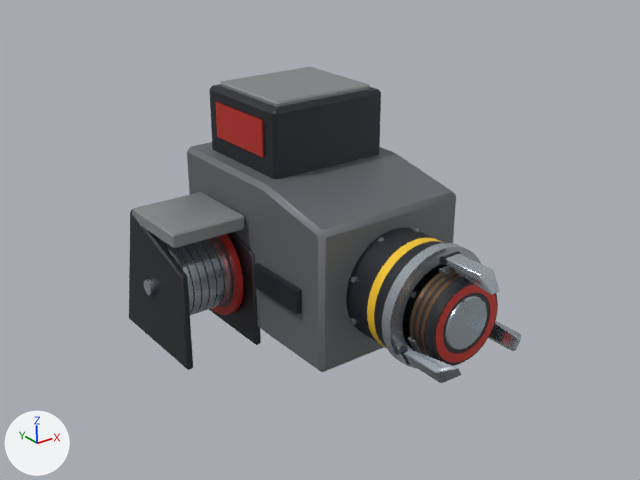
Before and after pictures for a commit that changed the Blender file Tools/ModelFactory/R4Movement940/R4M_MagneticGrapple/R4M_MagneticGrapple.blend.
One viewpoint serves both versions: the file's camera 'QA_Cam'. Arrows for +X, +Y and +Z are at lower left; the lights stay in place. The picture after the commit comes second.

The first picture shows 'R4M_MagneticGrapple_Claw_1', 'R4M_MagneticGrapple_Claw_2', 'R4M_MagneticGrapple_Head', 'R4M_MagneticGrapple_Housing', 'R4M_MagneticGrapple_Spool' and 1 more.
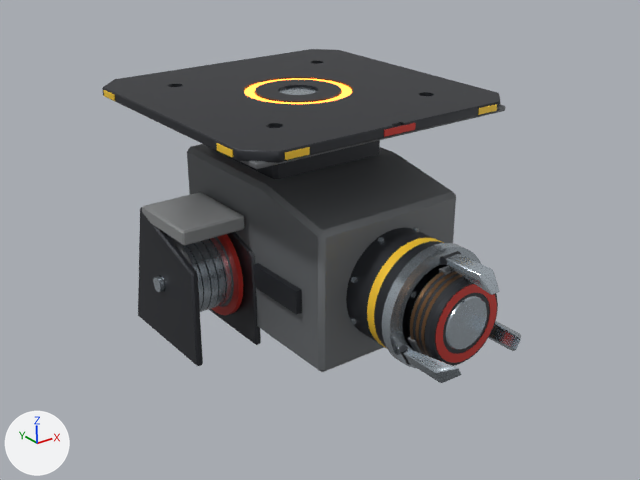
Where the change shows, as pixel boxes [x1, y1, x2, y2] in the pictures (640 x 480 px; the box of a moved part takes in the faces that stretch with it):
'R4M_MagneticGrapple_Housing', reshaped (14% wider): before [129, 67, 481, 372]; after [102, 49, 505, 372]
'R4M_MagneticGrapple_Spool', reshaped (9% narrower): before [144, 234, 243, 315]; after [153, 234, 243, 315]
part 1 of me_r4m_magneticgrapple_housing, added: after [279, 87, 317, 95]
part 2 of me_r4m_magneticgrapple_housing, added: after [244, 78, 352, 104]
part 3 of me_r4m_magneticgrapple_housing, built on: before [210, 67, 381, 179]; after [102, 49, 505, 179]
part 4 of me_r4m_magneticgrapple_housing, moved or reshaped: before [129, 192, 244, 370]; after [138, 192, 244, 366]
part 5 of me_r4m_magneticgrapple_spool, moved or reshaped: before [144, 238, 234, 315]; after [153, 234, 234, 312]

The change, as a diff of the scene's bpy script:
```diff
--- a/Tools/ModelFactory/R4Movement940/R4M_MagneticGrapple/R4M_MagneticGrapple.blend.py
+++ b/Tools/ModelFactory/R4Movement940/R4M_MagneticGrapple/R4M_MagneticGrapple.blend.py
@@ me_r4m_magneticgrapple_housing @@
 # used by ob_r4m_magneticgrapple_housing; parent = ob_r4m_magneticgrapple_root; location = (0.0, 0.0, 0.0)
-me_r4m_magneticgrapple_housing.from_pydata(...)  # 850 vertices, 1692 faces; spans x -0.276..0.14, y -0.358..0.15, z -0.15..0.27
+me_r4m_magneticgrapple_housing.from_pydata(...)  # 1498 vertices, 2968 faces; spans x -0.258..0.256, y -0.358..0.256, z -0.15..0.26
+# me_r4m_magneticgrapple_housing part 1: a new loose piece, a 24-sided cylinder along z spanning x -0.0325..0.0325, y -0.0325..0.0325, z 0.2538..0.256, in mat_steel_light (light grey #c4ced7)
+# me_r4m_magneticgrapple_housing part 2: a new loose piece of 96 vertices spanning x -0.09..0.09, y -0.09..0.09, z 0.256..0.258, in mat_energy_hot (orange #ffa645, glowing orange #ff8127)
+# me_r4m_magneticgrapple_housing part 3: 11 vertices moved from x -0.11..0.11, y -0.09..0.11, z 0.256..0.262 to x -0.222..0.22, y -0.22..0.219, z 0.239..0.244; 23 vertices removed from x -0.104..0.11, y -0.084..0.11, z 0.256..0.27; 479 vertices added at x -0.256..0.256, y -0.256..0.256, z 0.237..0.26
+# me_r4m_magneticgrapple_housing part 4: 76 vertices moved from x -0.276..-0.264, y -0.07..0.149, z -0.15..0.085 to x -0.258..-0.246, y -0.07..0.149, z -0.15..0.085
+# other edits to the shape of me_r4m_magneticgrapple_housing do not show in these pictures
 me_r4m_magneticgrapple_housing.materials.append(mat_armor_gunmetal)
@@ me_r4m_magneticgrapple_spool @@
 # used by ob_r4m_magneticgrapple_spool; parent = ob_r4m_magneticgrapple_root; location = (0.0, 0.04, -0.04)
-me_r4m_magneticgrapple_spool.from_pydata(...)  # 1419 vertices, 2834 faces; spans x -0.284..-0.124, y -0.086..0.086, z -0.086..0.086
+me_r4m_magneticgrapple_spool.from_pydata(...)  # 1226 vertices, 2448 faces; spans x -0.266..-0.124, y -0.086..0.086, z -0.086..0.086
+# me_r4m_magneticgrapple_spool part 5: 56 vertices moved from x -0.246..-0.158, y -0.066..0.065, z -0.065..0.055 to x -0.238..-0.158, y -0.085..0.082, z -0.065..0.061; 1040 vertices removed from x -0.284..-0.158, y -0.085..0.085, z -0.085..0.085; 847 vertices added at x -0.266..-0.158, y -0.085..0.085, z -0.085..0.085
 me_r4m_magneticgrapple_spool.materials.append(mat_armor_dark)
```
